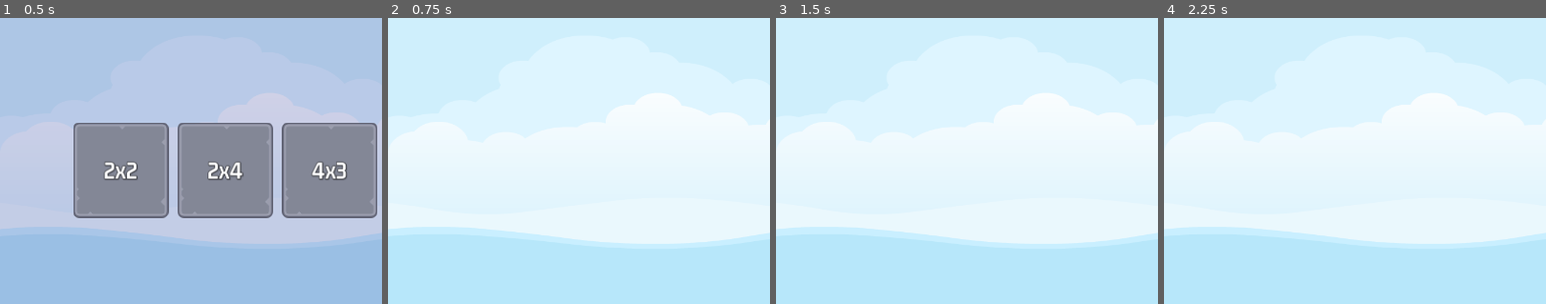
Above: before the commit, frames 1-4 (left to right).
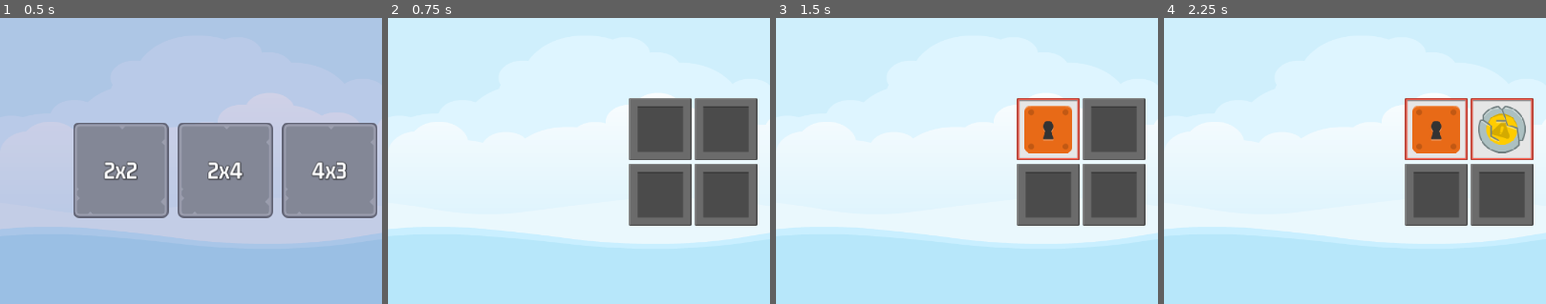
Above: after the commit, the same moments.

Repository: jaerrib/learning-godot
Game: Godot game, scene res://scenes/master/master.tscn
Same seed, same stepped clock (60 frames per second), same inputs: the game is played once before the commit and once after it.
Inputs (mouse positions are % of the whole screen's width and height, from its top left):
- Up to frame 1 (0.5 s): no input
- Up to frame 2 (0.75 s): click "2x2" at 0.5 s
- Up to frame 3 (1.5 s): click (36, 44) at 1.27 s
- Up to frame 4 (2.25 s): click (44, 44) at 2.02 s
The pictures show only the part of the screen within x 0-50%, y 25-75%; the shares and areas given below are measured in that part.

Frame 1 is identical in both runs. In frame 2, 14% of the frame differs, in the area x 63-97%, y 28-73%; in frame 3, 14%; in frame 4, 13%.

Commit message:
Set up memory titles from menu selection

Diff:
--- /dev/null
+++ b/memory-madness/memory_tile/memory_tile.gd
@@ -0,0 +1,34 @@
+extends TextureButton
+
+
+class_name MemoryTitle
+
+
+@onready var frame_image: TextureRect = $FrameImage
+@onready var item_image: TextureRect = $ItemImage
+
+
+var _item_name: String
+var _can_select_me: bool = true
+
+
+# Called when the node enters the scene tree for the first time.
+func _ready() -> void:
+	pass # Replace with function body.
+
+
+func reveal(r: bool) -> void:
+	frame_image.visible = r
+	item_image.visible = r
+
+
+func setup(image: ItemImage, frame: Texture2D) -> void:
+	frame_image.texture = frame
+	item_image.texture = image.get_texture()
+	_item_name = image.get_item_name()
+	reveal(false)
+
+
+func _on_pressed() -> void:
+	if _can_select_me:
+		reveal(true)
--- /dev/null
+++ b/memory-madness/memory_tile/memory_tile.tscn
@@ -0,0 +1,54 @@
+[gd_scene load_steps=5 format=3 uid="uid://f33r55wro8jk"]
+
+[ext_resource type="Texture2D" uid="uid://cp6p6n8kauith" path="res://assets/frames/hidden_frame_blank.png" id="1_6k6u2"]
+[ext_resource type="Script" path="res://memory_tile/memory_tile.gd" id="2_8e2fu"]
+[ext_resource type="Texture2D" uid="uid://b1ie3ilyoyx7a" path="res://assets/frames/blue_frame.png" id="2_55su0"]
+[ext_resource type="Texture2D" uid="uid://crjnwt1wm31lv" path="res://assets/glitch/alienGreen_suit.png" id="3_kqeh8"]
+
+[node name="MemoryTile" type="TextureButton"]
+anchors_preset = 8
+anchor_left = 0.5
+anchor_top = 0.5
+anchor_right = 0.5
+anchor_bottom = 0.5
+offset_left = -20.0
+offset_top = -20.0
+offset_right = 20.0
+offset_bottom = 20.0
+grow_horizontal = 2
+grow_vertical = 2
+pivot_offset = Vector2(42, 42)
+texture_normal = ExtResource("1_6k6u2")
+script = ExtResource("2_8e2fu")
+
+[node name="FrameImage" type="TextureRect" parent="."]
+layout_mode = 1
+anchors_preset = 8
+anchor_left = 0.5
+anchor_top = 0.5
+anchor_right = 0.5
+anchor_bottom = 0.5
+offset_left = -42.0
+offset_top = -42.0
+offset_right = 42.0
+offset_bottom = 42.0
+grow_horizontal = 2
+grow_vertical = 2
+texture = ExtResource("2_55su0")
+
+[node name="ItemImage" type="TextureRect" parent="."]
+layout_mode = 1
+anchors_preset = 8
+anchor_left = 0.5
+anchor_top = 0.5
+anchor_right = 0.5
+anchor_bottom = 0.5
+offset_left = -32.0
+offset_top = -32.0
+offset_right = 32.0
+offset_bottom = 32.0
+grow_horizontal = 2
+grow_vertical = 2
+texture = ExtResource("3_kqeh8")
+
+[connection signal="pressed" from="." to="." method="_on_pressed"]
--- a/memory-madness/scenes/game/game.gd
+++ b/memory-madness/scenes/game/game.gd
@@ -1,4 +1,8 @@
 extends Control
+
+
+const MEMORY_TILE = preload("res://memory_tile/memory_tile.tscn")
+@onready var tc: GridContainer = $HB/MC/TC
 
 
 # Called when the node enters the scene tree for the first time.
@@ -11,9 +15,19 @@
 	pass
 
 
+func add_memory_tile(image: ItemImage, frame: Texture2D) -> void:
+	var nt: MemoryTitle = MEMORY_TILE.instantiate()
+	tc.add_child(nt)
+	nt.setup(image, frame )
+
 func on_level_selected(level_num: int) -> void:
-	pass
+	var ld: SelectedLevelData = GameManager.get_level_selectoin(level_num)
+	var frame: Texture2D = ImageManager.get_random_frame_image()
 
+	tc.columns = ld.get_num_cols()
+
+	for im in ld.get_selected_level_images():
+		add_memory_tile(im, frame)
 
 func _on_exit_button_pressed() -> void:
 	SignalManager.on_game_exit_pressed.emit()
--- a/memory-madness/scenes/game/game.tscn
+++ b/memory-madness/scenes/game/game.tscn
@@ -31,7 +31,7 @@
 theme_override_constants/margin_right = 12
 theme_override_constants/margin_bottom = 12
 
-[node name="GridContainer" type="GridContainer" parent="HB/MC"]
+[node name="TC" type="GridContainer" parent="HB/MC"]
 layout_mode = 2
 size_flags_horizontal = 4
 size_flags_vertical = 4
